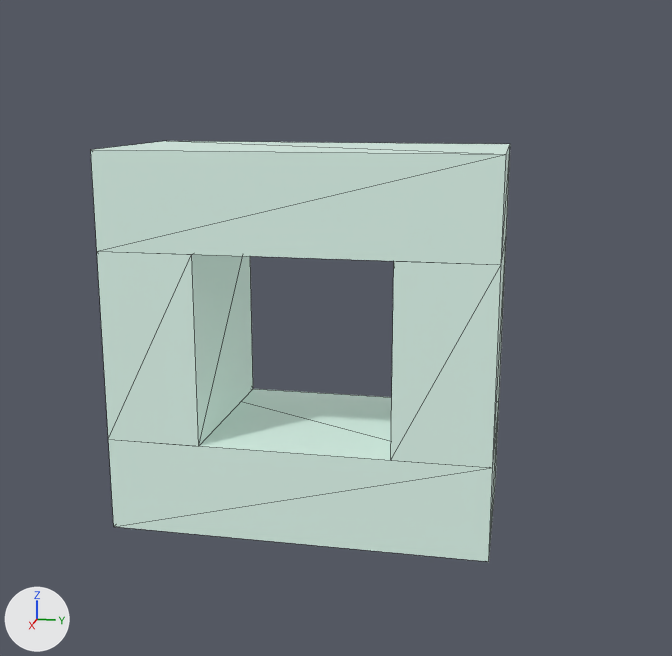
An edit to the glTF model assets/obstacles/tunnel_small.glb, drawn before and after from the same camera.
Before and after are seen from a camera (50 mm lens) standing at (14.34, 5.63, 6.05) and looking at (2.15, 3.19, 3.0). Every picture has the same lights, and +X, +Y and +Z are marked at lower left. The picture after the commit comes second. Mesh edges are drawn as thin lines. Where no turn or scale is listed for an object, it has been applied to the vertices. Vertices at exactly the same position are counted once.

Objects in the first picture: 'TunnelSmall_Ceiling-convcol', 'TunnelSmall_Floor-convcol', 'TunnelSmall_WallL-convcol', 'TunnelSmall_WallR-convcol'.
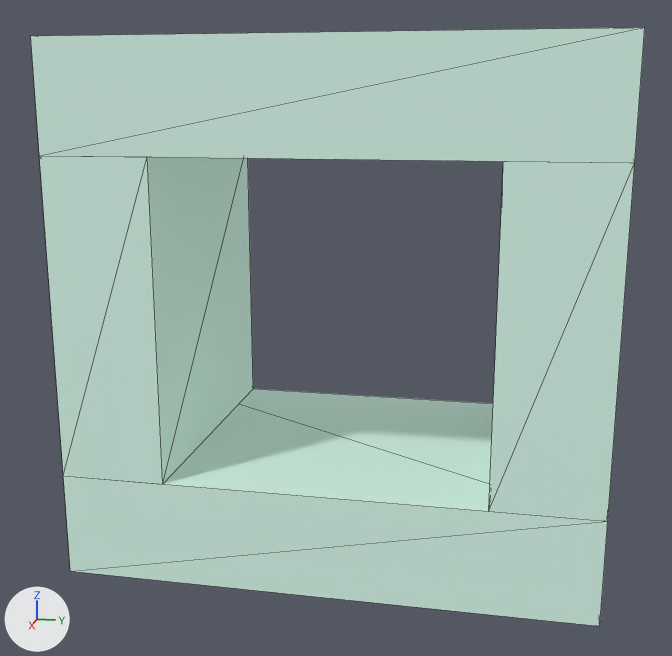
Changed parts and their boxes (x1, y1, x2, y2) in the pictures (672 x 656 px):
'TunnelSmall_Ceiling-convcol', moved, rescaled (46% wider, 9% taller)
    before: (91, 141, 510, 265)
    after: (31, 28, 645, 163)
'TunnelSmall_Floor-convcol', rescaled (39% wider, 37% taller)
    before: (108, 389, 499, 562)
    after: (63, 389, 608, 626)
'TunnelSmall_WallR-convcol', moved, rescaled (27% wider, 58% taller)
    before: (391, 240, 506, 468)
    after: (489, 161, 635, 521)
'TunnelSmall_WallL-convcol', moved, rescaled (36% wider, 68% taller)
    before: (97, 251, 253, 446)
    after: (40, 156, 253, 484)

Diff of the bpy script that builds the scene:
```diff
--- a/assets/obstacles/tunnel_small.glb.py
+++ b/assets/obstacles/tunnel_small.glb.py
@@ me_tunnelsmall_ceiling_convcol @@
 # used by ob_tunnelsmall_ceiling_convcol; location = (1.35, 2.7, 0.0)
-me_tunnelsmall_ceiling_convcol.from_pydata(...)  # 8 vertices, 12 faces; spans x -1.35..1.35, y -2.7..2.7, z 4.05..5.4
+me_tunnelsmall_ceiling_convcol.from_pydata(...)  # 8 vertices, 12 faces; spans x 0.0..4.05, y 0.0..6.75, z 5.4..6.75
+# me_tunnelsmall_ceiling_convcol part 1: the whole mesh is scaled about its middle by (1.5, 1.25, 1), then moved by (2.03, 3.38, 1.35)
 me_tunnelsmall_ceiling_convcol.materials.append(mat_obstaclesage)
@@ me_tunnelsmall_floor_convcol @@
 # used by ob_tunnelsmall_floor_convcol; location = (1.35, 2.7, 0.0)
-me_tunnelsmall_floor_convcol.from_pydata(...)  # 8 vertices, 12 faces; spans x -1.35..1.35, y -2.7..2.7, z 0.0..1.35
+me_tunnelsmall_floor_convcol.from_pydata(...)  # 8 vertices, 12 faces; spans x 0.0..4.05, y 0.0..6.75, z 0.0..1.35
+# me_tunnelsmall_floor_convcol part 2: the whole mesh is scaled about its middle by (1.5, 1.25, 1), then moved by (2.03, 3.38, 0.0)
 me_tunnelsmall_floor_convcol.materials.append(mat_obstaclesage)
@@ me_tunnelsmall_walll_convcol @@
 # used by ob_tunnelsmall_walll_convcol; location = (1.35, 2.7, 0.0)
-me_tunnelsmall_walll_convcol.from_pydata(...)  # 8 vertices, 12 faces; spans x -1.35..1.35, y -2.7..-1.35, z 1.35..4.05
+me_tunnelsmall_walll_convcol.from_pydata(...)  # 8 vertices, 12 faces; spans x 0.0..4.05, y 0.0..1.35, z 1.35..5.4
+# me_tunnelsmall_walll_convcol part 3: the whole mesh is scaled about its middle by (1.5, 1, 1.5), then moved by (2.03, 2.7, 0.67)
 me_tunnelsmall_walll_convcol.materials.append(mat_obstaclesage)
@@ me_tunnelsmall_wallr_convcol @@
 # used by ob_tunnelsmall_wallr_convcol; location = (1.35, 2.7, 0.0)
-me_tunnelsmall_wallr_convcol.from_pydata(...)  # 8 vertices, 12 faces; spans x -1.35..1.35, y 1.35..2.7, z 1.35..4.05
+me_tunnelsmall_wallr_convcol.from_pydata(...)  # 8 vertices, 12 faces; spans x 0.0..4.05, y 5.4..6.75, z 1.35..5.4
+# me_tunnelsmall_wallr_convcol part 4: the whole mesh is scaled about its middle by (1.5, 1, 1.5), then moved by (2.03, 4.05, 0.67)
 me_tunnelsmall_wallr_convcol.materials.append(mat_obstaclesage)
@@ ob_tunnelsmall_ceiling_convcol @@
 ob_tunnelsmall_ceiling_convcol = bpy.data.objects.new('TunnelSmall_Ceiling-convcol', me_tunnelsmall_ceiling_convcol)
-ob_tunnelsmall_ceiling_convcol.location = (1.35, 2.7, 0.0)
+ob_tunnelsmall_ceiling_convcol.location = (0.0, 0.0, 0.0)
@@ ob_tunnelsmall_floor_convcol @@
 ob_tunnelsmall_floor_convcol = bpy.data.objects.new('TunnelSmall_Floor-convcol', me_tunnelsmall_floor_convcol)
-ob_tunnelsmall_floor_convcol.location = (1.35, 2.7, 0.0)
+ob_tunnelsmall_floor_convcol.location = (0.0, 0.0, 0.0)
@@ ob_tunnelsmall_walll_convcol @@
 ob_tunnelsmall_walll_convcol = bpy.data.objects.new('TunnelSmall_WallL-convcol', me_tunnelsmall_walll_convcol)
-ob_tunnelsmall_walll_convcol.location = (1.35, 2.7, 0.0)
+ob_tunnelsmall_walll_convcol.location = (0.0, 0.0, 0.0)
@@ ob_tunnelsmall_wallr_convcol @@
 ob_tunnelsmall_wallr_convcol = bpy.data.objects.new('TunnelSmall_WallR-convcol', me_tunnelsmall_wallr_convcol)
-ob_tunnelsmall_wallr_convcol.location = (1.35, 2.7, 0.0)
+ob_tunnelsmall_wallr_convcol.location = (0.0, 0.0, 0.0)
```
